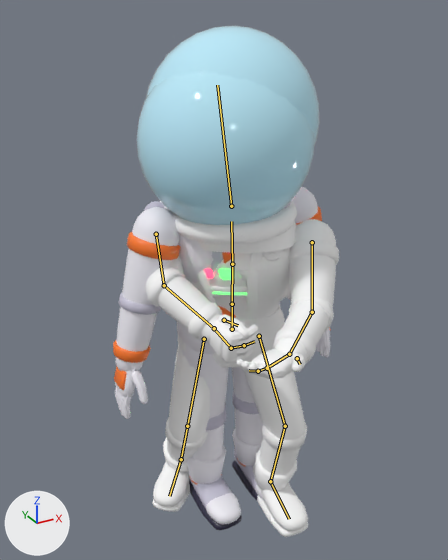
The Blender file art/blender/operator_astro_cadet.blend, before and after one commit.
Camera for both pictures: a camera (50 mm lens) standing at (-1.13, -2.0, 2.06) and looking at (-0.08, -0.09, 1.1). Lighting does not change. The marker at lower left points along +X, +Y and +Z. The first picture is the older version. Both versions are drawn at frame 1 of the action 'Fire'; the numbers are the values there. The bones that bend it are drawn over the model as lines.

The first picture shows 'AC_Bubble', 'AC_CuffForeArmR', 'AC_ForeArmR', 'AC_NeckRing', 'AC_ShaftR', 'AC_ShinL', 'AC_ShinR', 'AC_ShoulderUpperArmR', 'AC_ThighR', 'AC_ToeCapR', 'AC_Torso', 'AC_UpperArmL', 'AC_UpperArmR', 'Body' and 24 more.
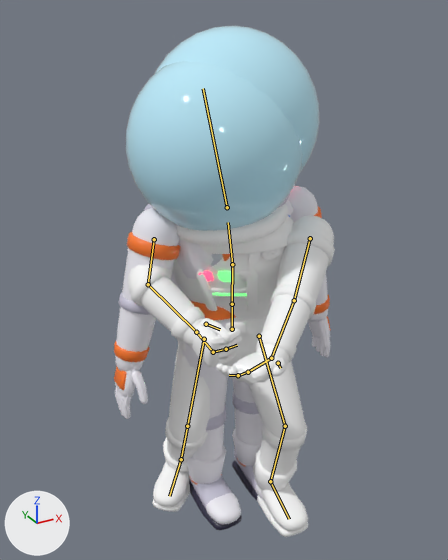
Boxes (x1, y1, x2, y2) around the edits, measured in the pictures (448 x 560 px):
'Body', posed
    before: (137, 72, 339, 537)
    after: (126, 61, 335, 537)
'AC_CuffForeArmR', posed (8% shorter)
    before: (113, 340, 151, 363)
    after: (114, 341, 150, 362)
'AC_NeckRing', posed (mostly hidden)
    before: (283, 199, 293, 209)
    after: (279, 193, 290, 207)
bone 'Chest', root to tip
    before: (232, 264) to (231, 221)
    after: (232, 264) to (228, 222)
bone 'UpperArm.L', root to tip
    before: (312, 242) to (312, 312)
    after: (310, 238) to (294, 300)
bone 'ForeArm.L', root to tip
    before: (312, 312) to (289, 354)
    after: (294, 300) to (271, 358)
bone 'Hand.L', root to tip
    before: (289, 354) to (267, 368)
    after: (271, 358) to (248, 372)
bone 'UpperArm.R', root to tip
    before: (156, 234) to (164, 285)
    after: (154, 239) to (148, 284)
bone 'ForeArm.R', root to tip
    before: (164, 285) to (214, 328)
    after: (148, 284) to (196, 332)
bone 'Hand.R', root to tip
    before: (214, 328) to (231, 348)
    after: (196, 332) to (213, 352)

What the commit changed:
Bone 'Spine' (bone_spine) turns from (1, -8, 0) to (2, -8, 0) degrees about its own x, y and z.
Bone 'Chest' (bone_chest) turns from (0, -10, 2) to (1, -10, 6) degrees about its own x, y and z.
Bone 'UpperArm.L' (bone_upperarm_l) turns from (-47, 9, -16) to (-68, 8, -15) degrees about its own x, y and z.
Bone 'ForeArm.L' (bone_forearm_l) turns from (-39, -3, -12) to (-9, 0, -5) degrees about its own x, y and z.
Bone 'Hand.L' (bone_hand_l) turns from (61, -112, -51) to (-104, -56, 106) degrees about its own x, y and z.
Bone 'UpperArm.R' (bone_upperarm_r) turns from (-103, -11, 106) to (-91, -9, 122) degrees about its own x, y and z.
Bone 'ForeArm.R' (bone_forearm_r) turns from (-36, 3, 12) to (-49, 5, 14) degrees about its own x, y and z.
Bone 'Hand.R' (bone_hand_r) turns from (81, 64, 94) to (-78, 121, -62) degrees about its own x, y and z.
